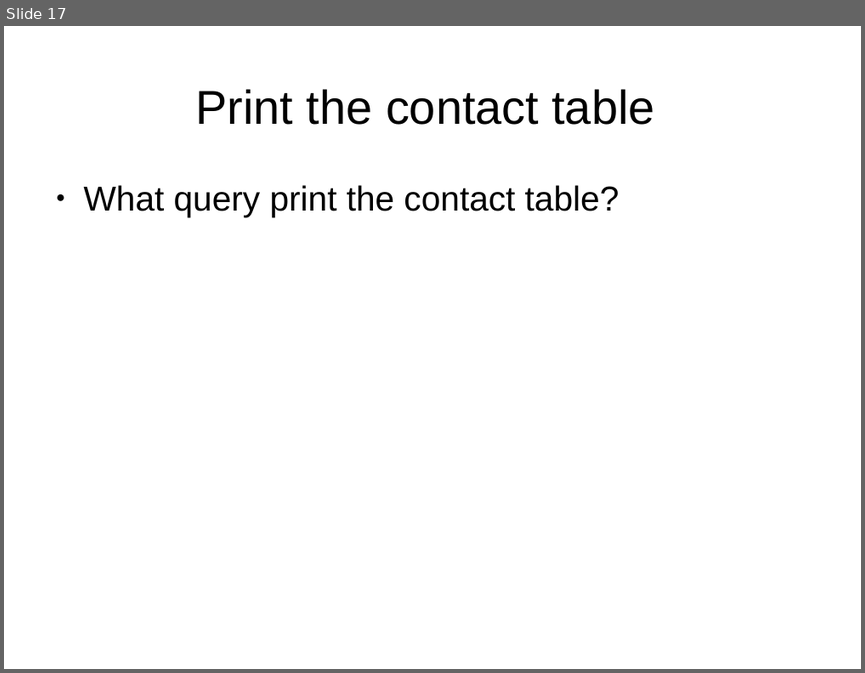
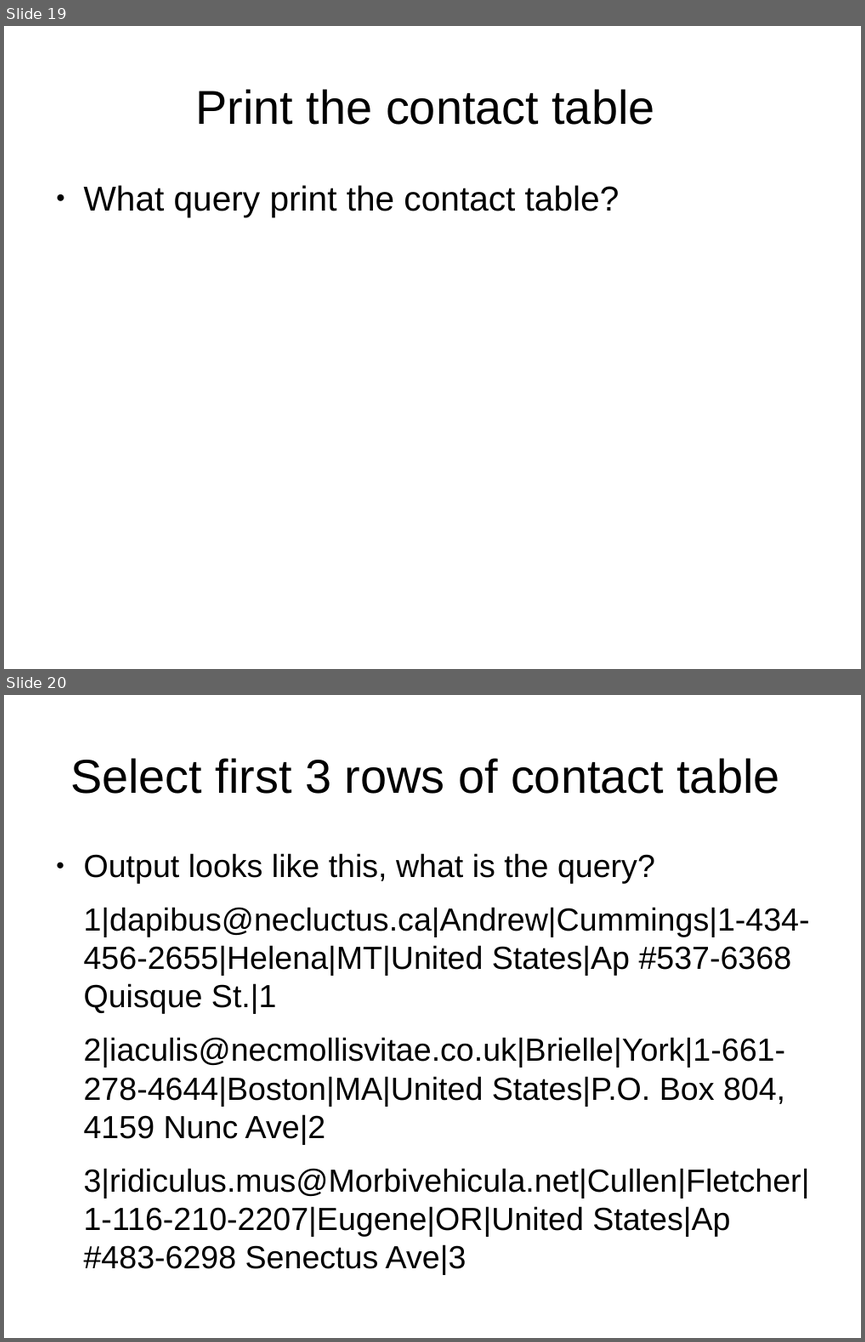
Before and after one commit to Oflameo/intro_to_databases_with_sqlite3, a slide deck: intro_to_databases_with_sqlite3.odp. Shown one above the other, each under a label of ours: slide 17 before the commit, slides 19 and 20 after it. The pictures are 865x673 and 865x1342 pixels, drawn with LibreOffice and Linux fonts; fonts in the diff are those of the drawing. Boxes give left, top, right and bottom in pixels: in the first picture for what was removed or moved away, otherwise in the second. Text is boxed around its words. In the diff, an @@ line names an element or a change of style, - is before the commit and + after.

```diff
--- a/intro_to_databases_with_sqlite3.odp
+++ b/intro_to_databases_with_sqlite3.odp
@@ slide 20 added at (x1=4, y1=695, x2=861, y2=1338), background #FFFFFF @@
@@ title added at (x1=70, y1=758, x2=780, y2=794), 44 pt, text #000000 @@
+Select first 3 rows of contact table
@@ text added at (x1=84, y1=853, x2=810, y2=1236), 29.6 pt, text #000000 @@
+● Output looks like this, what is the query?
+1|dapibus@necluctus.ca|Andrew|Cummings|1-434-456-2655|Helena|MT|United States|Ap #537-6368 Quisque St.|1
+2|iaculis@necmollisvitae.co.uk|Brielle|York|1-661-278-4644|Boston|MA|United States|P.O. Box 804, 4159 Nunc Ave|2
+3|ridiculus.mus@Morbivehicula.net|Cullen|Fletcher|1-116-210-2207|Eugene|OR|United States|Ap #483-6298 Senectus Ave|3
@@ what was slide 17 is now slide 19 @@
```
Also in this commit, not shown: 2 slides changed, 13 other slides added, 1 slide removed.
